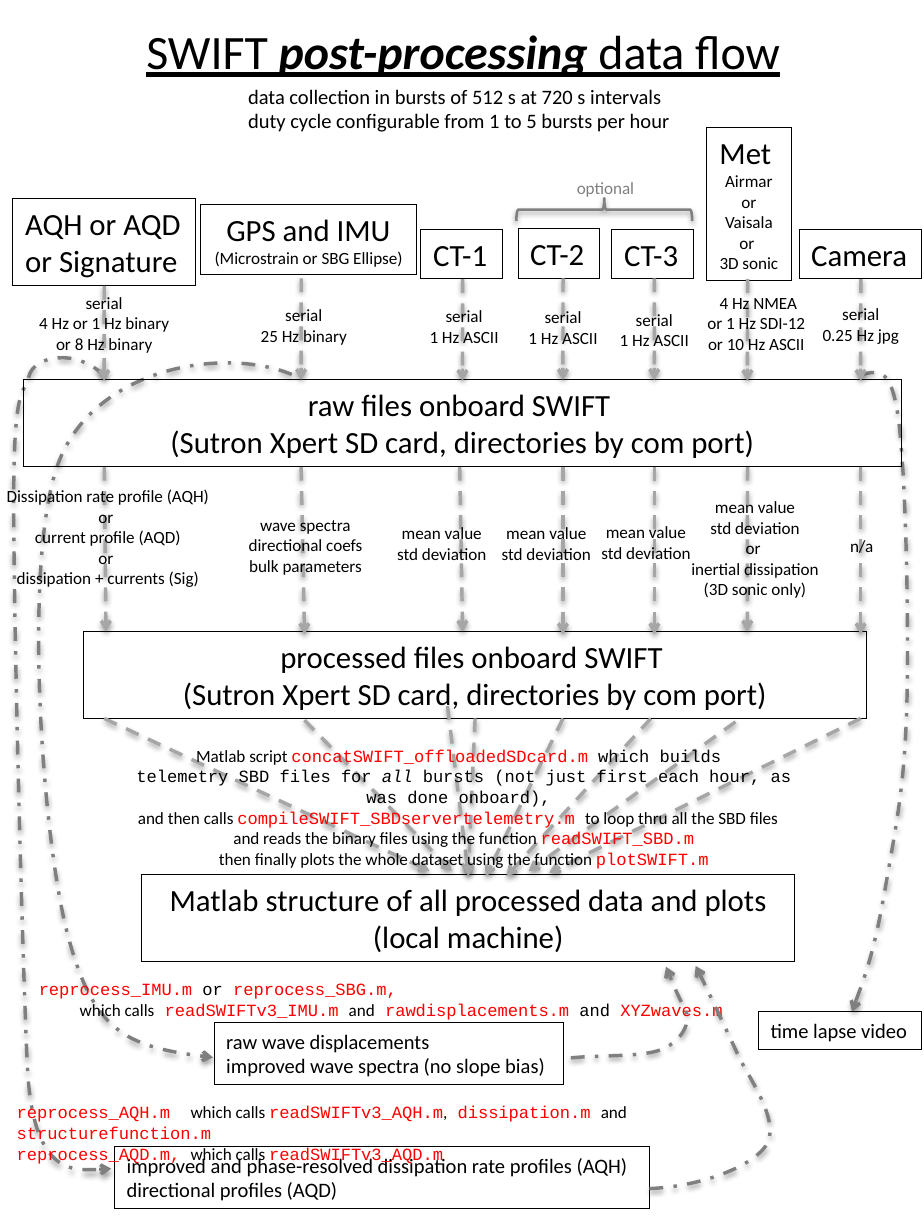
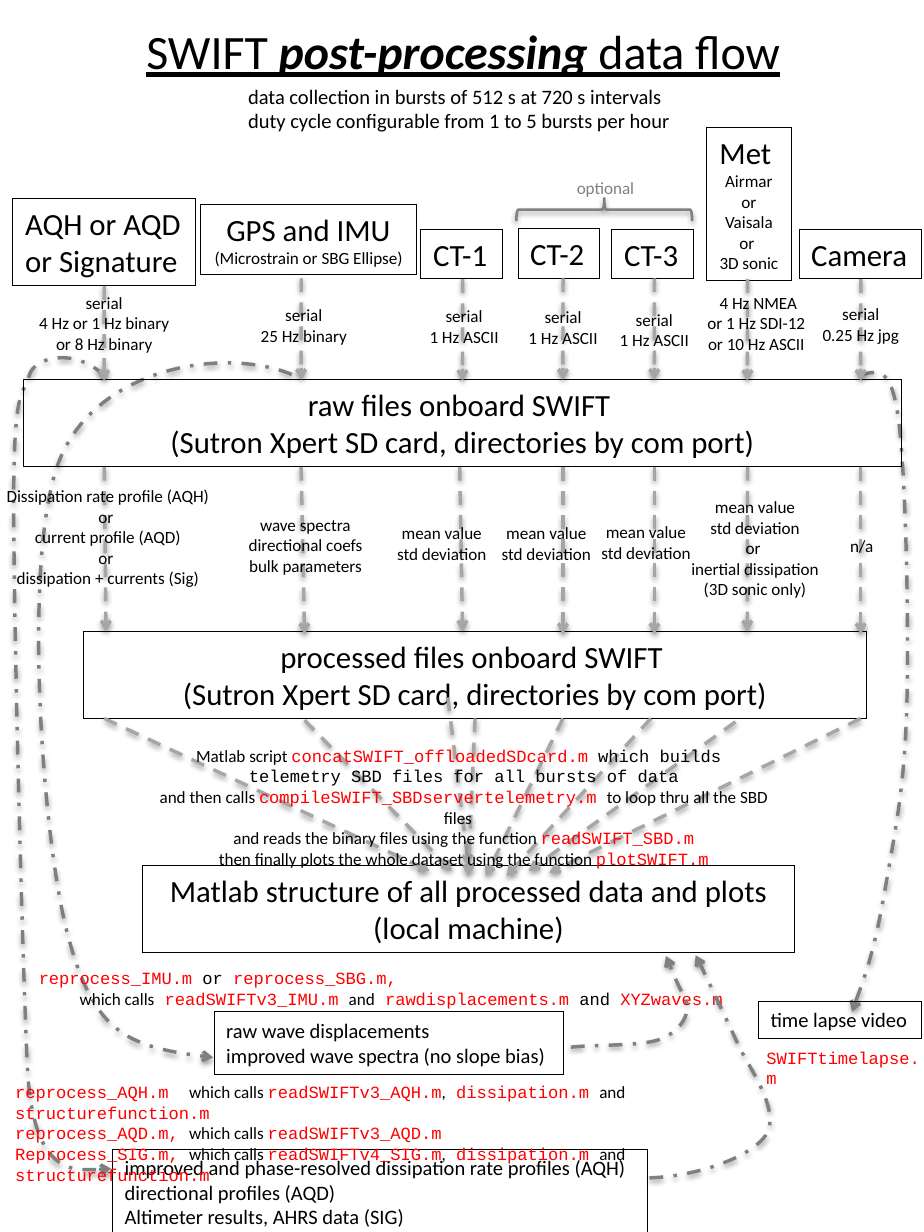
Before and after one commit to SASlabgroup/SWIFT-codes, a slide deck: slide 2 of Documents/SWIFT_dataflow.pptx. Drawn at 924x1232 pixels with LibreOffice and Linux fonts; fonts in the diff are those of the drawing. Boxes give left, top, right and bottom in pixels: in the first picture for what was removed or moved away, otherwise in the second. Text is boxed around its words. In the diff, an @@ line names an element or a change of style, - is before the commit and + after.

Commit message:
update data flow schematic
shows how data flows and what each code does

```diff
--- a/Documents/SWIFT_dataflow.pptx
+++ b/Documents/SWIFT_dataflow.pptx
@@ 3 rectangles, 2 freeform shapes, 1 text, 1 arrow moved together from (x1=39, y1=706, x2=922, y2=1189) to (x1=39, y1=697, x2=922, y2=1178) @@
@@ text "Matlab script concatSWIFT_offloadedSDcard.m which builds" moved from (x1=136, y1=749, x2=792, y2=870) to (x1=160, y1=749, x2=768, y2=870) @@
@@ text at (x1=249, y1=770, x2=679, y2=788): text changed @@
-telemetry SBD files for all bursts (not just first each hour, as was done onboard),
+telemetry SBD files for all bursts of data
@@ text "reprocess_AQH.m which calls readSWIFTv3_AQH.m, dissipation.m ..." moved from (x1=17, y1=1106, x2=627, y2=1165) to (x1=15, y1=1086, x2=625, y2=1186) @@
@@ text added at (x1=766, y1=1051, x2=919, y2=1084), 10 pt, text #FF0000 @@
+SWIFTtimelapse.m
@@ text at (x1=15, y1=1147, x2=625, y2=1186): paragraph added @@
+Reprocess_SIG.m, which calls readSWIFTv4_SIG.m, dissipation.m and structurefunction.m
@@ rectangle "improved and phase-resolved dissipation rate ..." resized from (x1=115, y1=1147, x2=649, y2=1209) to (x1=112, y1=1149, x2=647, y2=1232) @@
@@ text in rectangle at (x1=125, y1=1209, x2=404, y2=1227): paragraph added @@
+Altimeter results, AHRS data (SIG)
```
Also in this commit, not shown: 2 other slides changed, 1 other file.
